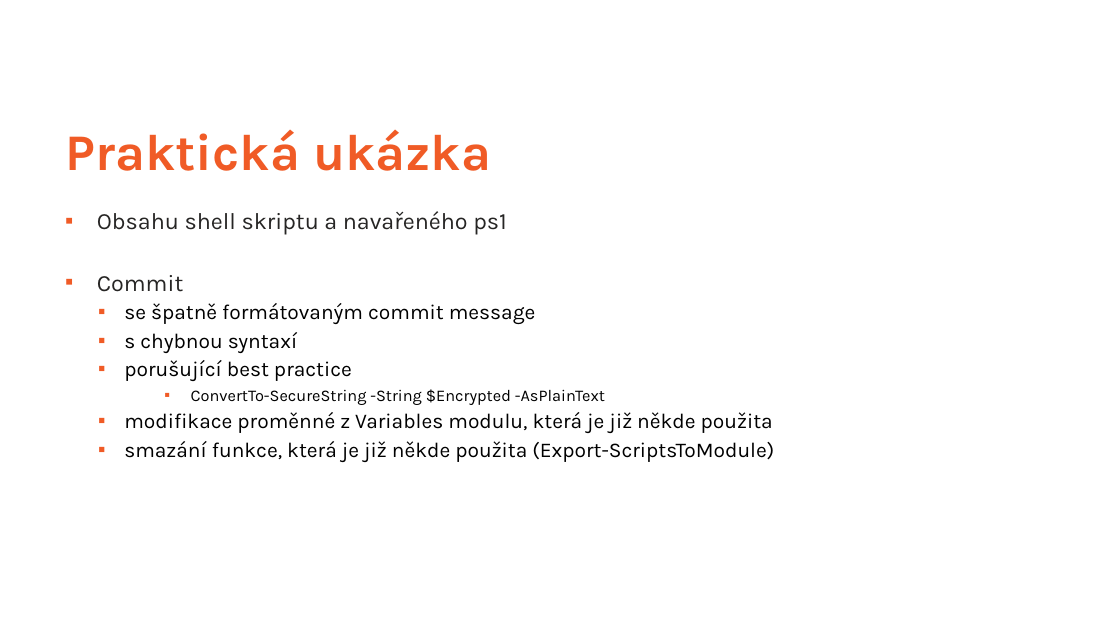
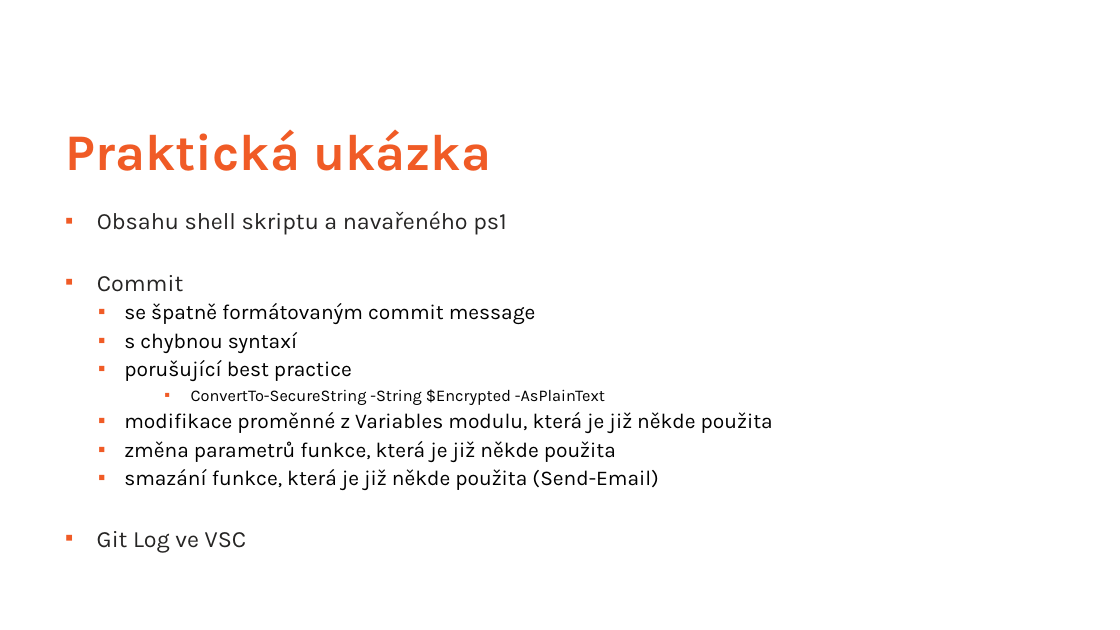
Before and after one commit to ztrhgf/Powershell_CICD_repository, a slide deck: slide 14 of WUG slajdy.pptx (slide 13 before the commit). Drawn at 1120x630 pixels with LibreOffice and Linux fonts; fonts in the diff are those of the drawing; background and template pictures are left out. Boxes give left, top, right and bottom in pixels: in the first picture for what was removed or moved away, otherwise in the second. Text is boxed around its words. In the diff, an @@ line names an element or a change of style, - is before the commit and + after.

```diff
--- a/WUG slajdy.pptx
+++ b/WUG slajdy.pptx
@@ text at [97,441,658,552]: text changed @@
-  ▪ smazání funkce, která je již někde použita (Export-ScriptsToModule)
+  ▪ změna parametrů funkce, která je již někde použita
+  ▪ smazání funkce, která je již někde použita (Send-Email)
+▪ Git Log ve VSC
```
Also in this commit, not shown: 30 other slides changed, 4 slides added, 1 slide removed.
